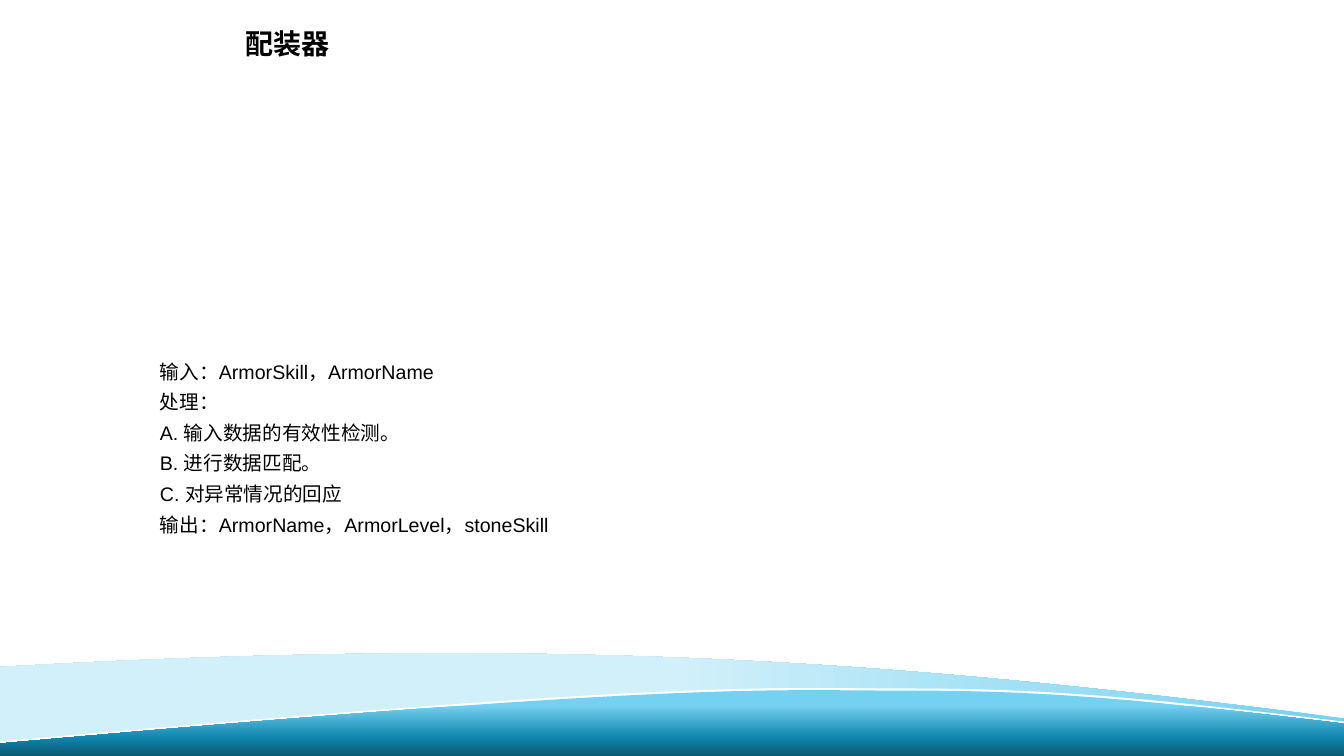
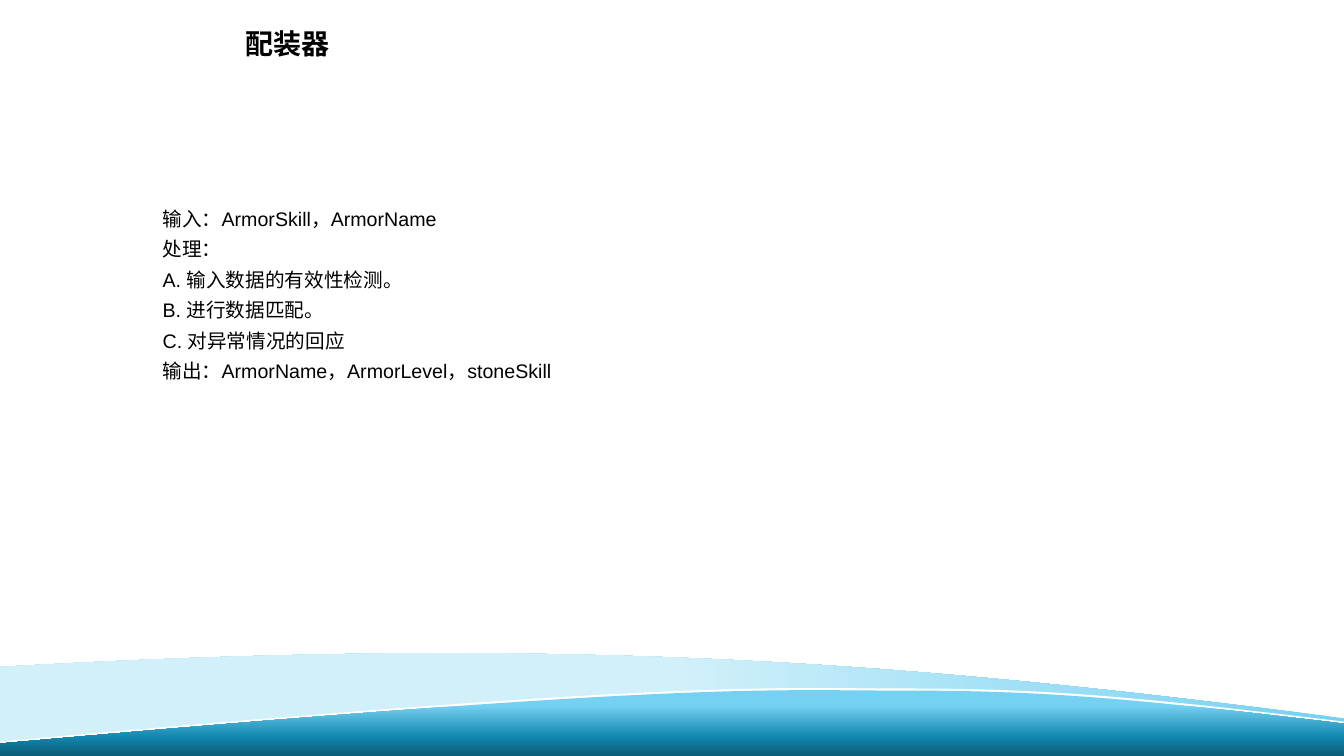
Before and after one commit to davejunction/MHWhelper, a slide deck: slide 8 of SE2019春-G24-SRS软件需求说明书.pptx. Drawn at 1344x756 pixels with LibreOffice and Linux fonts; fonts in the diff are those of the drawing; background and template pictures are left out. Boxes give left, top, right and bottom in pixels: in the first picture for what was removed or moved away, otherwise in the second. Text is boxed around its words. In the diff, an @@ line names an element or a change of style, - is before the commit and + after.

```diff
--- a/SE2019春-G24-SRS软件需求说明书.pptx
+++ b/SE2019春-G24-SRS软件需求说明书.pptx
@@ text "输入：ArmorSkill，ArmorName": place and size @@
-text "输入：ArmorSkill，ArmorName" at (160,362,549,534)
+text "输入：ArmorSkill，ArmorName" at (163,209,552,380)
```
Also in this commit, not shown: 4 other slides changed, 6 slides added.
